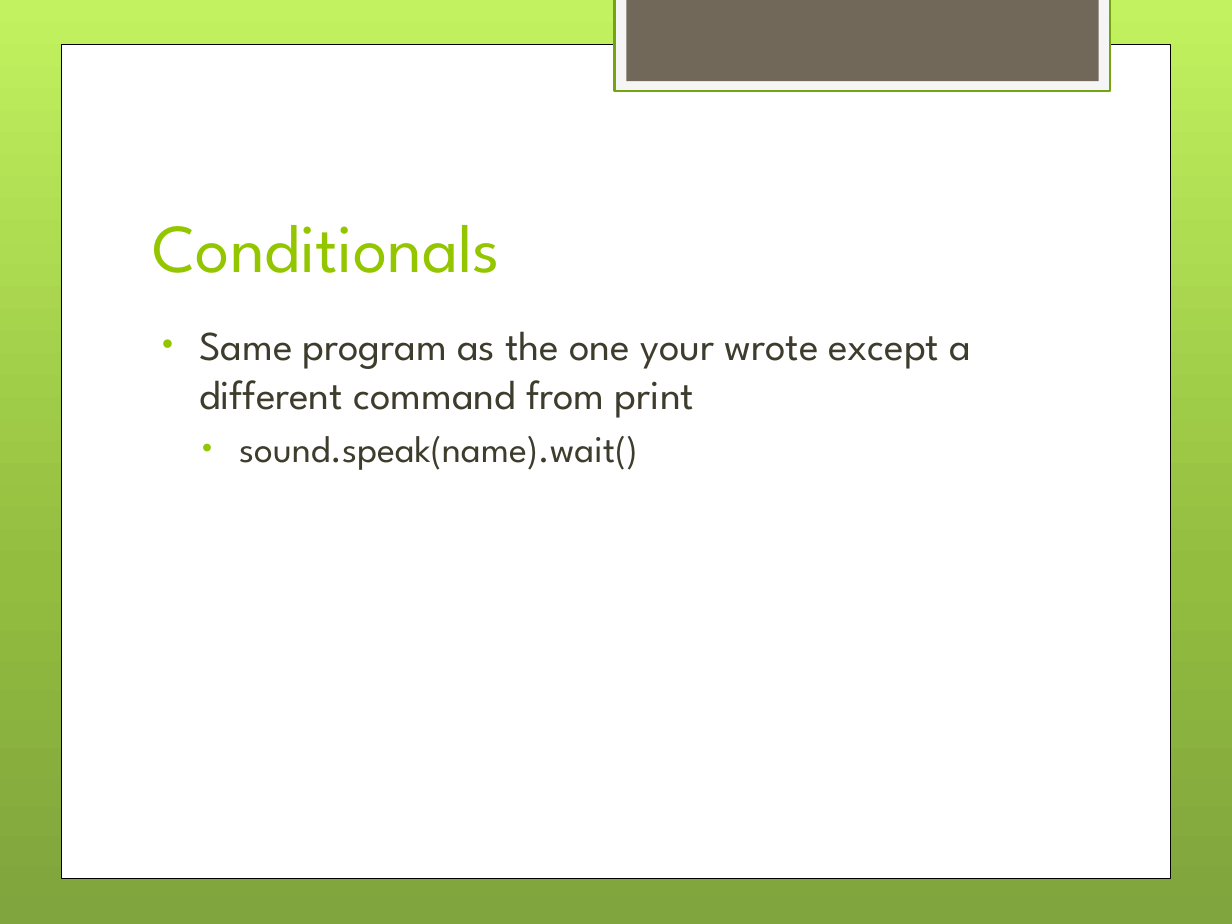
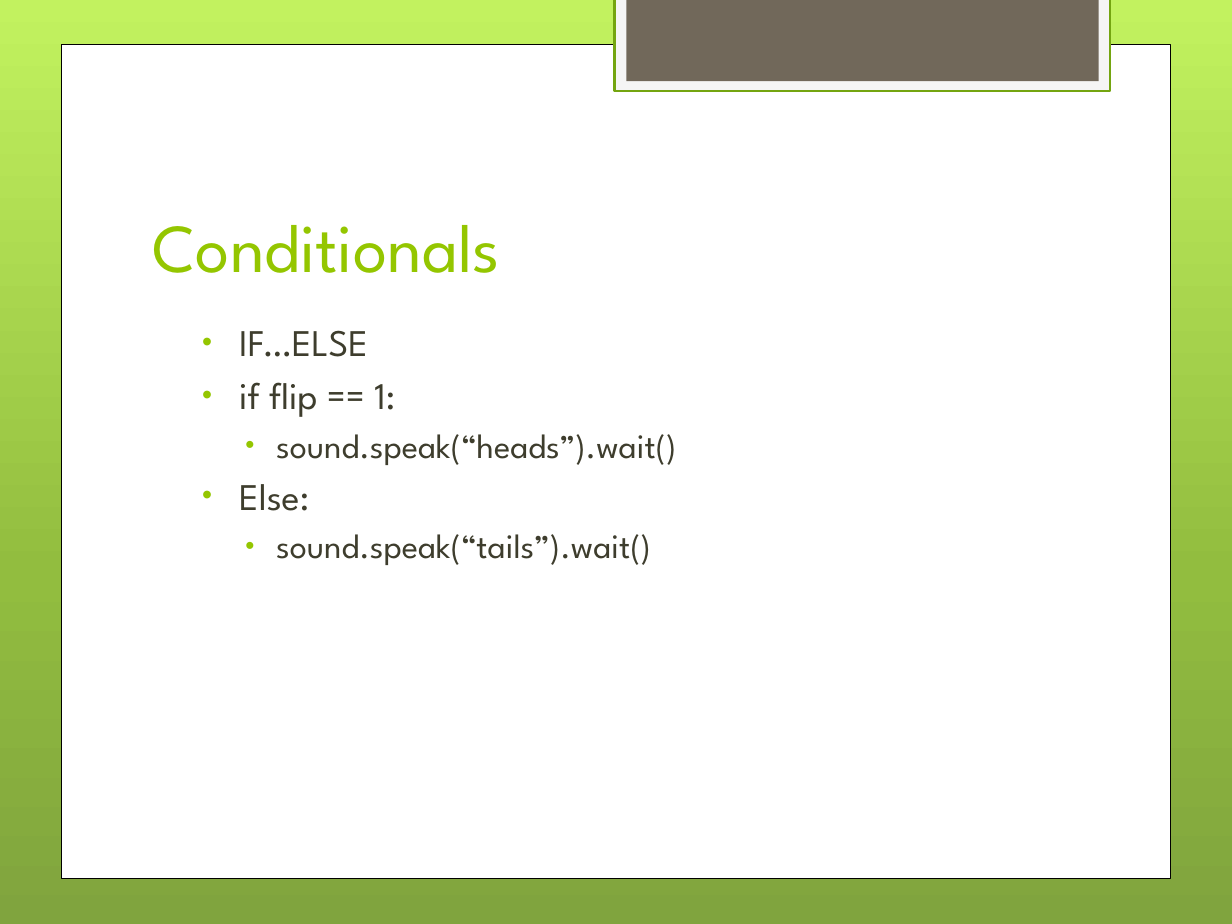
Before and after one commit to drahmel/el-segundo-girl-scouts-robotics-2017, a slide deck: slide 7 of meeting-3-conditionals-motor/Girl Scouts LEGO Robotics - Meeting 3 - Conditionals.pptx (slide 8 before the commit). Drawn at 1232x924 pixels with LibreOffice and Linux fonts; fonts in the diff are those of the drawing; background and template pictures are left out. Boxes give left, top, right and bottom in pixels: in the first picture for what was removed or moved away, otherwise in the second. Text is boxed around its words. In the diff, an @@ line names an element or a change of style, - is before the commit and + after.

```diff
--- a/meeting-3-conditionals-motor/Girl Scouts LEGO Robotics - Meeting 3 - Conditionals.pptx
+++ b/meeting-3-conditionals-motor/Girl Scouts LEGO Robotics - Meeting 3 - Conditionals.pptx
@@ text at box(239, 330, 676, 565): text changed; size 24 to 20 pt @@
-• Same program as the one your wrote except a different command from print
-  • sound.speak(name).wait()
+  • IF…ELSE
+  • if flip == 1:
+    • sound.speak(“heads”).wait()
+  • Else:
+    • sound.speak(“tails”).wait()
```
Also in this commit, not shown: 1 slide removed.
